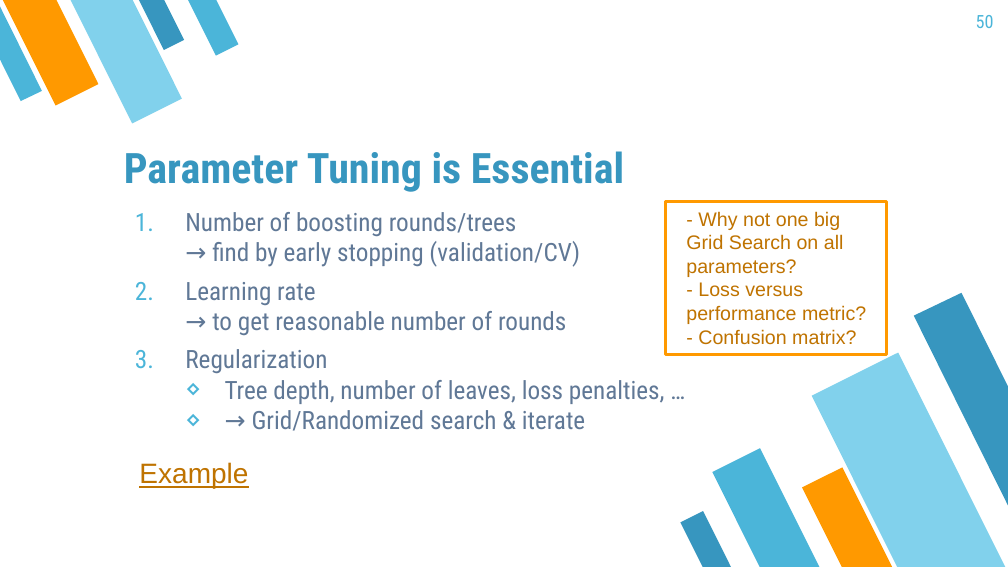
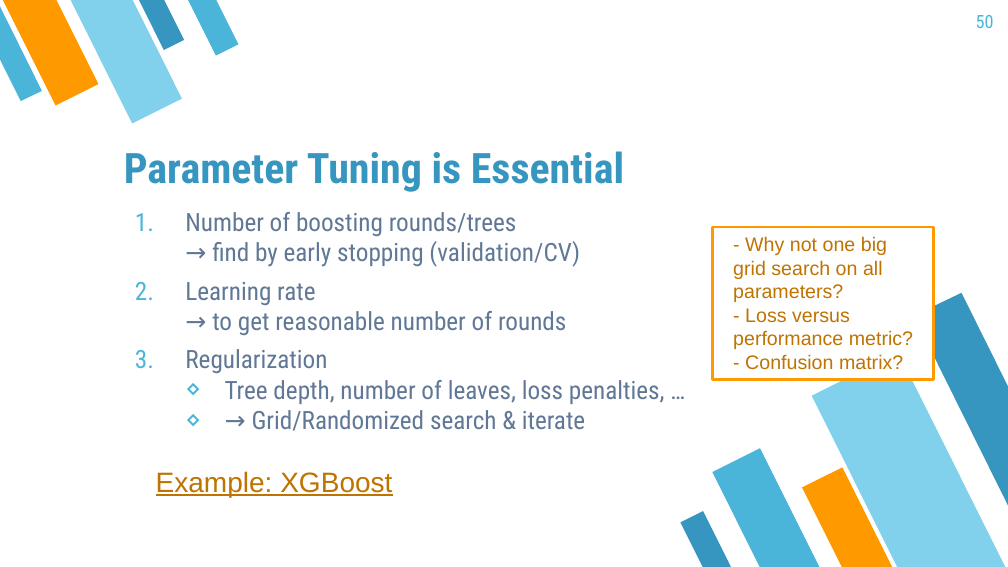
Before and after one commit to mayer79/ml_lecture, a slide deck: slide 50 of slides/ML_Lecture.pptx. Drawn at 1008x567 pixels with LibreOffice and Linux fonts; fonts in the diff are those of the drawing. Boxes give left, top, right and bottom in pixels: in the first picture for what was removed or moved away, otherwise in the second. Text is boxed around its words. In the diff, an @@ line names an element or a change of style, - is before the commit and + after.

Commit message:
added simple XGBoost example

```diff
--- a/slides/ML_Lecture.pptx
+++ b/slides/ML_Lecture.pptx
@@ rectangle "- Why not one big ...": place and size @@
-rectangle "- Why not one big ..." at (665, 202, 887, 354)
+rectangle "- Why not one big ..." at (713, 227, 934, 379)
@@ text in rectangle at (733, 236, 887, 302): text changed @@
-- Why not one big Grid Search on all parameters?
+- Why not one big grid search on all parameters?
@@ text at (156, 471, 392, 497): text changed @@
-Example
+Example: XGBoost
```
Also in this commit, not shown: 3 other slides changed, 4 other files.
